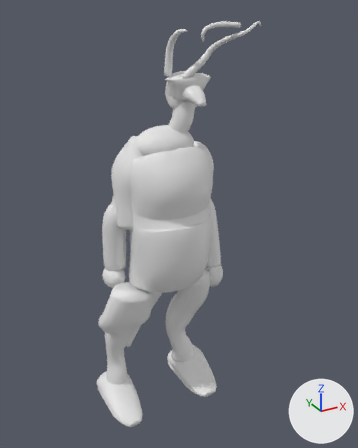
Renders of the Blender file design/model_sheets/aruun/fidelity/proxy/proxy.blend from each side of a commit.
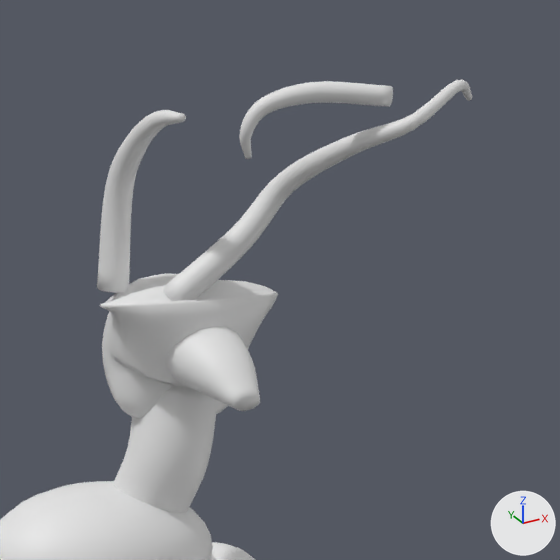
Old and new are each drawn whole from a 50 mm camera at (-1.256, -2.383, 2.463) aimed at (0.035, -0.035, 1.289) and again close up on the part from 39% to 79% of the width and 0% to 33% of the height. Lighting does not change. The marker at lower right points along +X, +Y and +Z. The older version's two pictures come first.

Objects in the first close-up: 'cranium', 'hornA', 'hornB', 'hornB_tooth', 'neck', 'neckbase', 'snout' and 1 more.
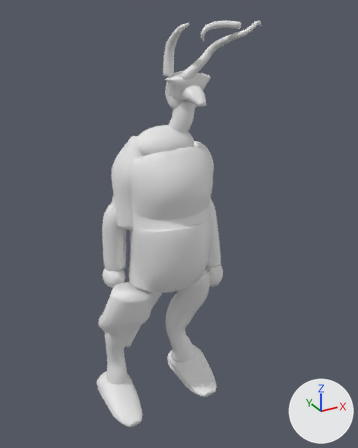
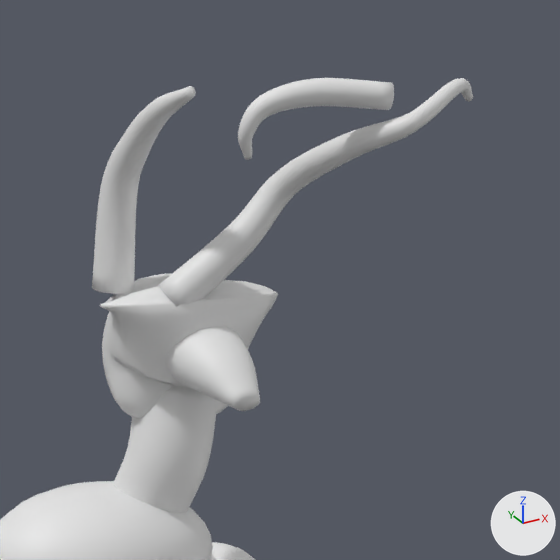
Edits to the scene script, one JSON object a line:
```json
{"block": "me_horna", "where": "# used by ob_horna; location = (0.0, 0.0, 0.0)"}
{"op": "remove", "block": "me_horna", "code": "me_horna.from_pydata(...)  # 402 vertices, 416 faces; spans x -0.022..0.022, y -0.17..0.042, z 2.127..2.363"}
{"op": "add", "block": "me_horna", "code": "me_horna.from_pydata(...)  # 402 vertices, 416 faces; spans x -0.029..0.029, y -0.192..0.049, z 2.126..2.392"}
{"block": "me_horna", "change": "me_horna part 1: 401 of 402 vertices moved; they spanned x -0.022..0.022, y -0.17..0.042, z 2.127..2.363 and now span x -0.029..0.029, y -0.192..0.049, z 2.126..2.392; mean shift (0.0, -0.002, 0.006); largest move (0.0, -0.17, 2.36) -> (0.0, -0.188, 2.392)"}
{"block": "me_hornb", "where": "# used by ob_hornb; location = (0.0, 0.0, 0.0)"}
{"op": "remove", "block": "me_hornb", "code": "me_hornb.from_pydata(...)  # 594 vertices, 608 faces; spans x 0.026..0.368, y -0.329..-0.05, z 2.104..2.397"}
{"op": "add", "block": "me_hornb", "code": "me_hornb.from_pydata(...)  # 594 vertices, 608 faces; spans x 0.022..0.368, y -0.332..-0.044, z 2.099..2.399"}
{"block": "me_hornb", "change": "me_hornb part 2: 592 of 594 vertices moved; they spanned x 0.026..0.368, y -0.329..-0.05, z 2.104..2.397 and now span x 0.022..0.368, y -0.332..-0.044, z 2.099..2.399; mean shift (0.0, 0.0, 0.0); largest move (0.03, -0.06, 2.135) -> (0.027, -0.057, 2.14)"}
{"block": "me_hornb_tooth", "where": "# used by ob_hornb_tooth; location = (0.0, 0.0, 0.0)"}
{"op": "remove", "block": "me_hornb_tooth", "code": "me_hornb_tooth.from_pydata(...)  # 402 vertices, 416 faces; spans x 0.042..0.224, y -0.311..-0.226, z 2.308..2.397"}
{"op": "add", "block": "me_hornb_tooth", "code": "me_hornb_tooth.from_pydata(...)  # 402 vertices, 416 faces; spans x 0.04..0.225, y -0.315..-0.225, z 2.308..2.401"}
{"block": "me_hornb_tooth", "change": "me_hornb_tooth part 3: 400 of 402 vertices moved; they spanned x 0.042..0.224, y -0.311..-0.226, z 2.308..2.397 and now span x 0.04..0.225, y -0.315..-0.225, z 2.308..2.401; mean shift (0.0, 0.0, 0.0); largest move (0.161, -0.27, 2.378) -> (0.161, -0.267, 2.375)"}
```

What differs and where, as boxes (x1, y1, x2, y2) in the close-ups (560 x 560 px):
```json
{"object": "hornB", "change": "reshaped", "before": [163, 80, 472, 301], "after": [158, 78, 473, 307]}
{"object": "hornA", "change": "reshaped", "before": [97, 110, 186, 293], "after": [92, 86, 196, 294], "on screen": "17% wider, 14% taller"}
{"object": "hornB_tooth", "change": "reshaped", "before": [239, 81, 393, 159], "after": [238, 78, 394, 160]}
```
